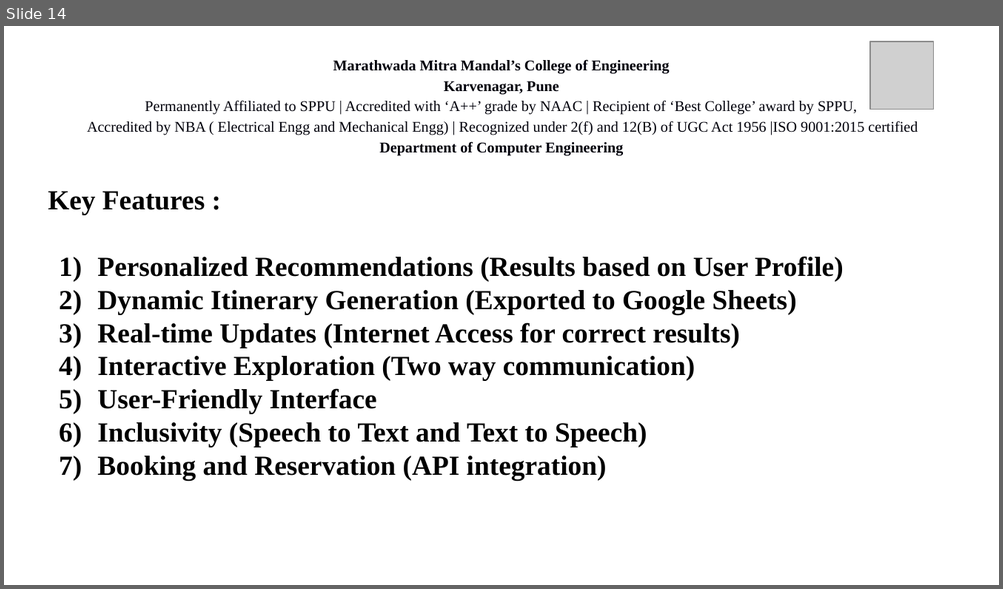
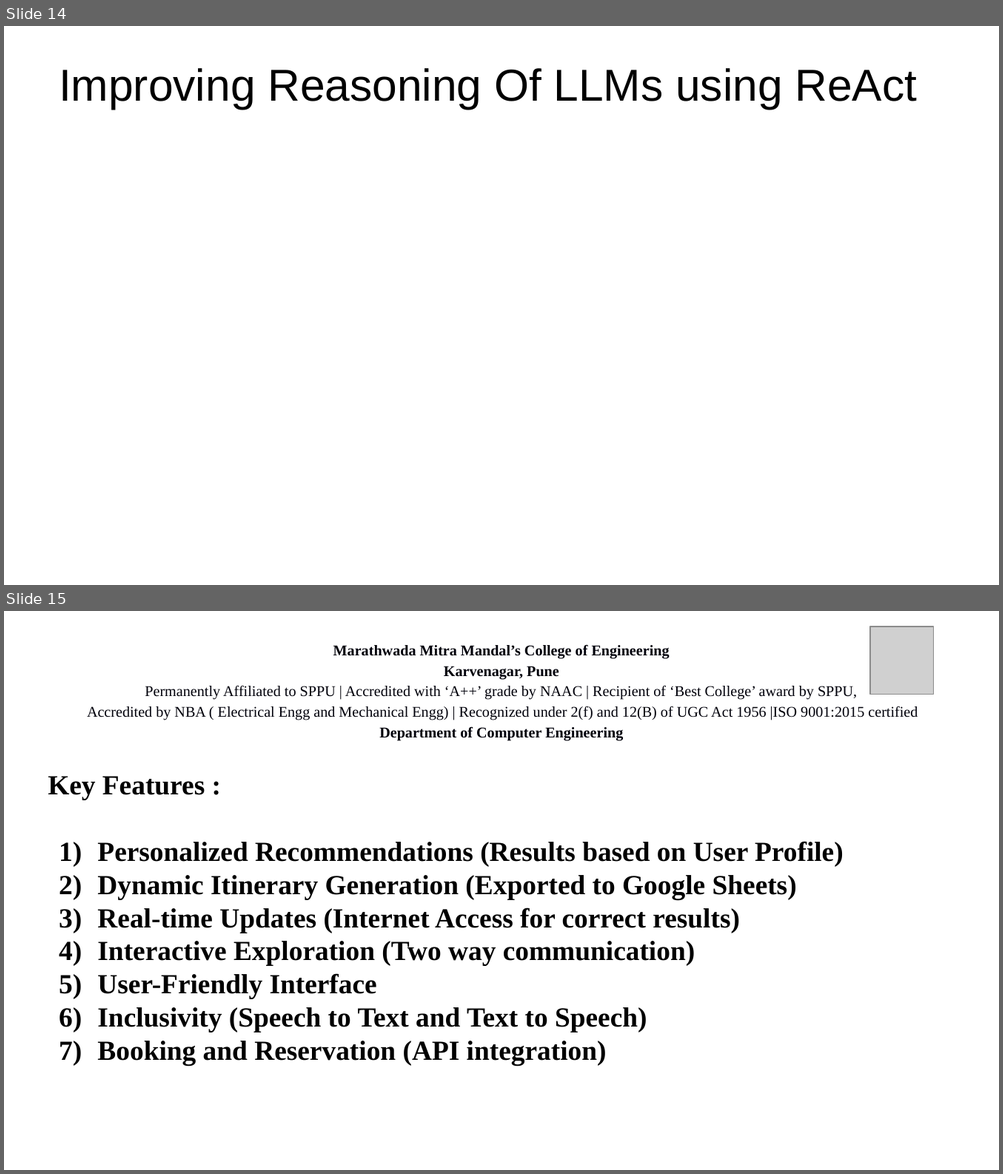
Before and after one commit to Akshay-Dongare/TravelBuddy-The-Ultimate-Inclusive-Travel-Assistant, a slide deck: Documents/sem8_review_ppt.pptx. Shown one above the other, each under a label of ours: slide 14 before the commit, slides 14 and 15 after it. The pictures are 1003x589 and 1003x1174 pixels, drawn with LibreOffice and Linux fonts; fonts in the diff are those of the drawing; grey boxes stand for pictures. Boxes give left, top, right and bottom in pixels: in the first picture for what was removed or moved away, otherwise in the second. Text is boxed around its words. In the diff, an @@ line names an element or a change of style, - is before the commit and + after.

```diff
--- a/Documents/sem8_review_ppt.pptx
+++ b/Documents/sem8_review_ppt.pptx
@@ slide 14 added at [4,26,999,585], background #FFFFFF @@
@@ title added at [59,68,917,109], 32.4 pt, text #000000 @@
+Improving Reasoning Of LLMs using ReAct
@@ what was slide 14 is now slide 15 @@
```
Also in this commit, not shown: 1 other slide added, 7 other files.
